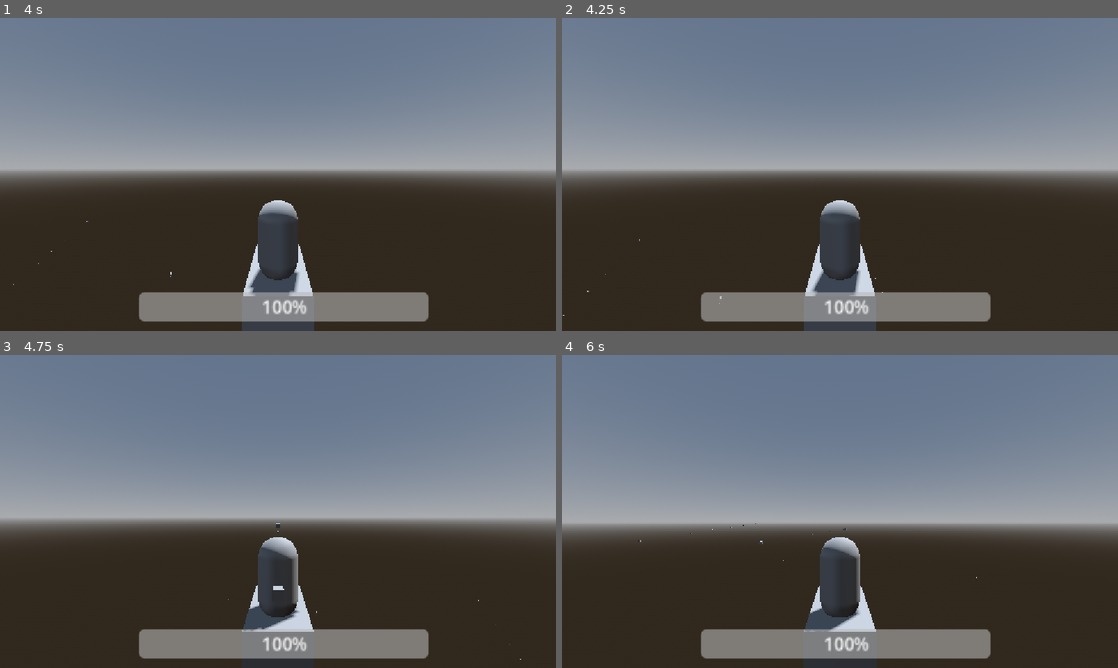
Above: before the commit, frames 1-4 (two rows, left to right).
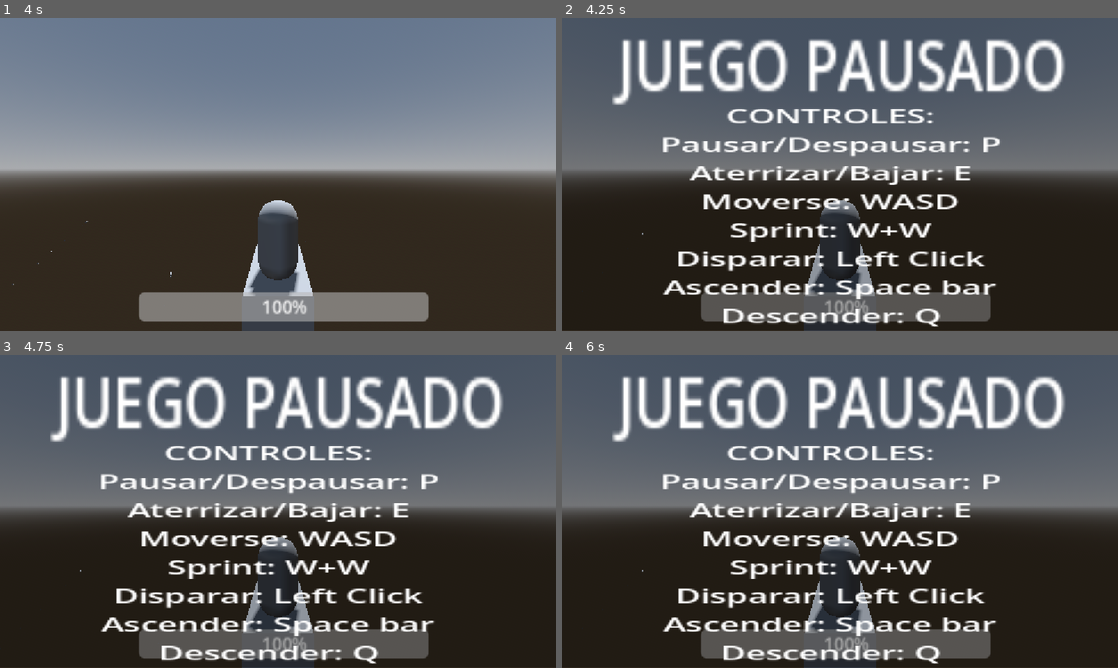
Above: after the commit, the same moments.

Repository: nicsoto/invasion
Game: Godot game, scene res://munddo.tscn
Two runs of this game, one before a commit and one after it. Both use one fixed random seed, a clock stepped at 60 frames per second and the inputs below.
Inputs (mouse positions are in pixels of both pictures, inside the frame that each line leads up to):
- Up to frame 1 (4 s): tap Enter at 0.5 s; move the mouse to (305, 174) at 0.52 s; hold Space (ascender) 0.53-1.28 s; hold W (arriba) from 0.53 s (still down); click (305, 174) at 0.67 s; move the mouse to (250, 174) at 1.27 s; click (250, 174) at 1.35 s; move the mouse to (289, 168) at 2.02 s; tap Shift at 2.1 s; move the mouse to (272, 180) at 2.77 s; tap R at 2.85 s; click (272, 180) at 2.92 s; move the mouse to (316, 177) at 3.52 s; hold Space (ascender) from 3.53 s (still down)
- Up to frame 2 (4.25 s): keep holding W (arriba); keep holding Space (ascender); tap P (Pausa, bound only after the commit) at 4.15 s
- Up to frame 3 (4.75 s): keep holding W (arriba); move the mouse to (233, 508) at 4.27 s; release Space (ascender) at 4.28 s; click (233, 508) at 4.35 s
- Up to frame 4 (6 s): tap Space (ascender) at 5 s; move the mouse to (845, 511) at 5.02 s; tap Shift at 5.1 s; click (845, 511) at 5.17 s; move the mouse to (817, 505) at 5.77 s; release W (arriba) at 5.78 s; hold D (derecha) from 5.78 s (still down); tap R at 5.85 s

Frame 1 is identical in both runs. In frame 2, 60% of the frame differs, in the area x 0-100%, y 0-99%; in frame 3, 66%; in frame 4, 67%, in the area x 0-100%, y 0-100%.

Commit message:
feat: mover la pausa a P para usar E al bajar y subir

Diff:
--- a/invasion-project/jugador.tscn
+++ b/invasion-project/jugador.tscn
@@ -77,7 +77,8 @@
 theme_override_font_sizes/font_size = 31
 text = "
 CONTROLES:
-Pausar/Despausar: E
+Pausar/Despausar: P
+Aterrizar/Bajar: E
 Moverse: WASD
 Sprint: W+W
 Disparar: Left Click
--- a/invasion-project/project.godot
+++ b/invasion-project/project.godot
@@ -59,7 +59,7 @@
 }
 Pausa={
 "deadzone": 0.2,
-"events": [Object(InputEventKey,"resource_local_to_scene":fa …(140 unchanged characters)… d":false,"keycode":0,"physical_keycode":69,"key_label":0,"unicode":101,"location":0,"echo":false,"script":null)
+"events": [Object(InputEventKey,"resource_local_to_scene":fa …(140 unchanged characters)… d":false,"keycode":0,"physical_keycode":80,"key_label":0,"unicode":112,"location":0,"echo":false,"script":null)
 ]
 }
 
